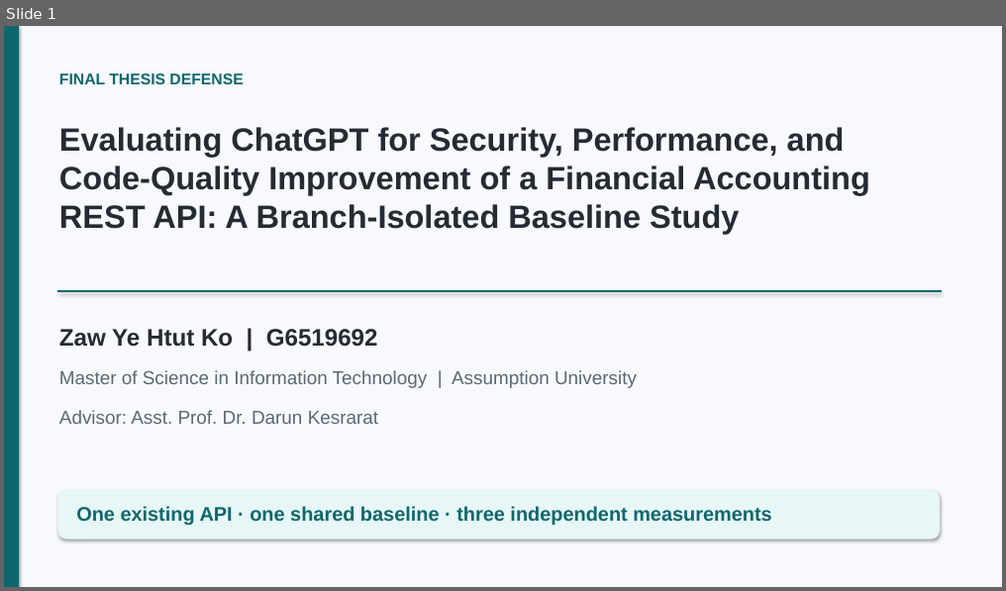
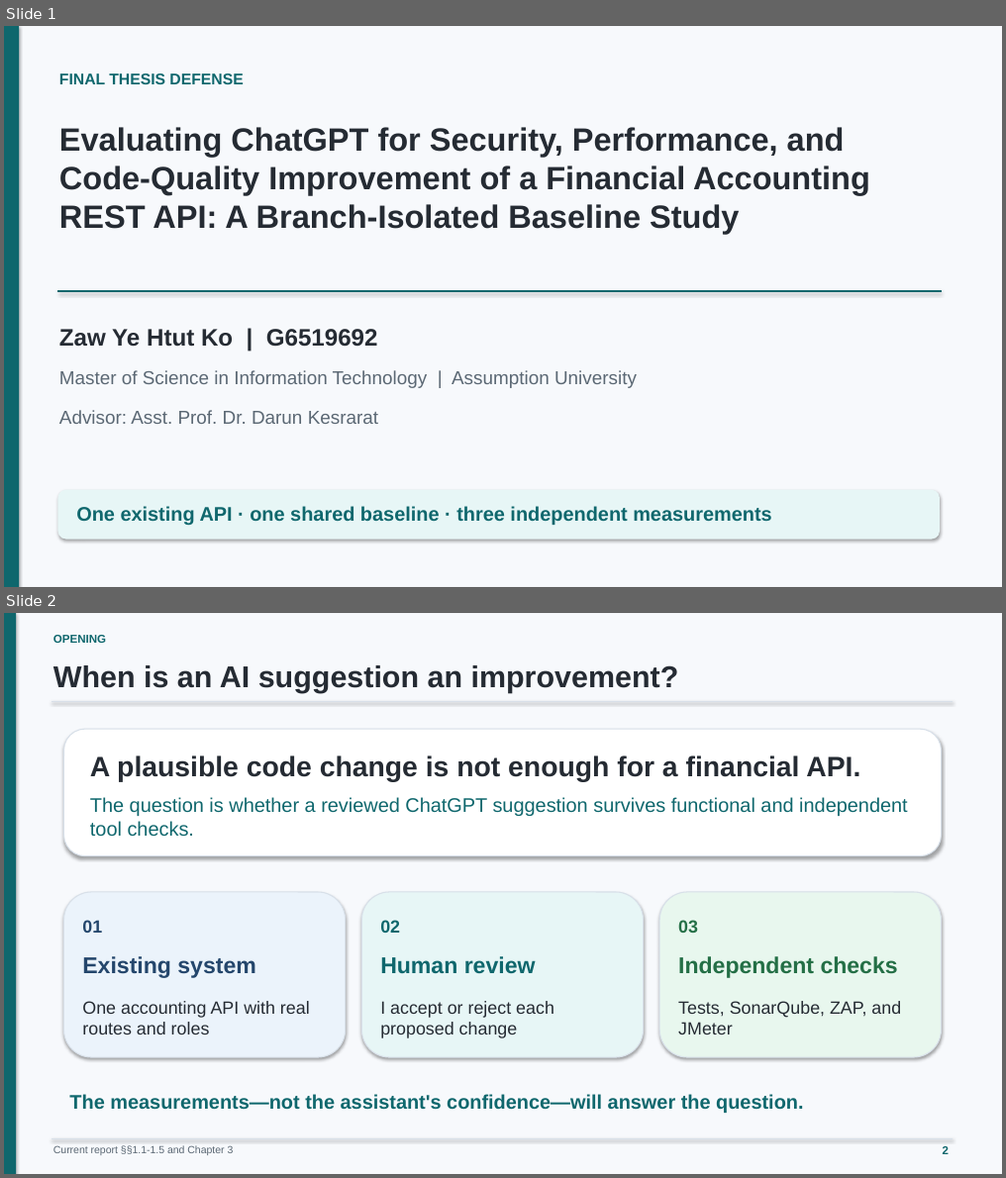
Before and after one commit to minatozaki98/financial-accounting, a slide deck: Document/outputs/final-defense/G6519692_Zaw_Ye_Htut_Ko_Final_Thesis_Defense.pptx. Shown one above the other, each under a label of ours: slide 1 before the commit, slides 1 and 2 after it. The pictures are 1006x591 and 1006x1178 pixels, drawn with LibreOffice and Linux fonts; fonts in the diff are those of the drawing. Boxes give left, top, right and bottom in pixels: in the first picture for what was removed or moved away, otherwise in the second. Text is boxed around its words. In the diff, an @@ line names an element or a change of style, - is before the commit and + after.

Commit message:
docs: lead defense with research question and focused Sonar outcome

```diff
--- a/Document/outputs/final-defense/G6519692_Zaw_Ye_Htut_Ko_Final_Thesis_Defense.pptx
+++ b/Document/outputs/final-defense/G6519692_Zaw_Ye_Htut_Ko_Final_Thesis_Defense.pptx
@@ slide 2 added at [4,613,1002,1174], background #F7F9FC @@
@@ rectangle added at [4,613,16,1174], fill #0F676D @@
@@ text added at [54,635,106,643], 11 pt, text #0F676D, bold @@
+OPENING
@@ text added at [54,665,679,693], 29 pt, text #252B33, bold @@
+When is an AI suggestion an improvement?
@@ line added from (52, 701) to (952, 701), #D8E0E9 1 pt @@
@@ rounded rectangle added at [63,729,942,857], fill #FFFFFF, outline #D8E0E9 1 pt @@
@@ text added at [90,756,860,782], 27 pt, text #252B33, bold @@
+A plausible code change is not enough for a financial API.
@@ text added at [90,797,908,837], 19 pt, text #0F676D @@
+The question is whether a reviewed ChatGPT suggestion survives functional and independent tool checks.
@@ rounded rectangle added at [63,892,346,1058], fill #EBF3FB, outline #D8E0E9 1 pt @@
@@ rounded rectangle added at [361,892,644,1058], fill #E7F6F6, outline #D8E0E9 1 pt @@
@@ rounded rectangle added at [659,892,942,1058], fill #E8F7EE, outline #D8E0E9 1 pt @@
@@ text added at [82,920,102,933], 17 pt, text #24466C, bold @@
+01
@@ text added at [380,920,400,933], 17 pt, text #0F676D, bold @@
+02
@@ text added at [678,920,698,933], 17 pt, text #246F46, bold @@
+03
@@ text added at [82,957,255,978], 22 pt, text #24466C, bold @@
+Existing system
@@ text added at [380,957,536,974], 22 pt, text #0F676D, bold @@
+Human review
@@ text added at [678,957,898,978], 22 pt, text #246F46, bold @@
+Independent checks
@@ text added at [82,1001,310,1035], 17 pt, text #252B33 @@
+One accounting API with real routes and roles
@@ text added at [380,1001,554,1039], 17 pt, text #252B33 @@
+I accept or reject each proposed change
@@ text added at [678,1001,901,1035], 17 pt, text #252B33 @@
+Tests, SonarQube, ZAP, and JMeter
@@ text added at [69,1094,803,1113], 19 pt, text #0F676D, bold @@
+The measurements—not the assistant's confidence—will answer the question.
@@ line added from (52, 1140) to (952, 1140), #D8E0E9 1 pt @@
@@ text added at [54,1146,234,1156], 10 pt, text #5B6874 @@
+Current report §§1.1-1.5 and Chapter 3
@@ text added at [943,1147,948,1155], 11 pt, text #0F676D, bold @@
+2
```
Also in this commit, not shown: 6 slides changed, 1 slide removed, 2 other files.
